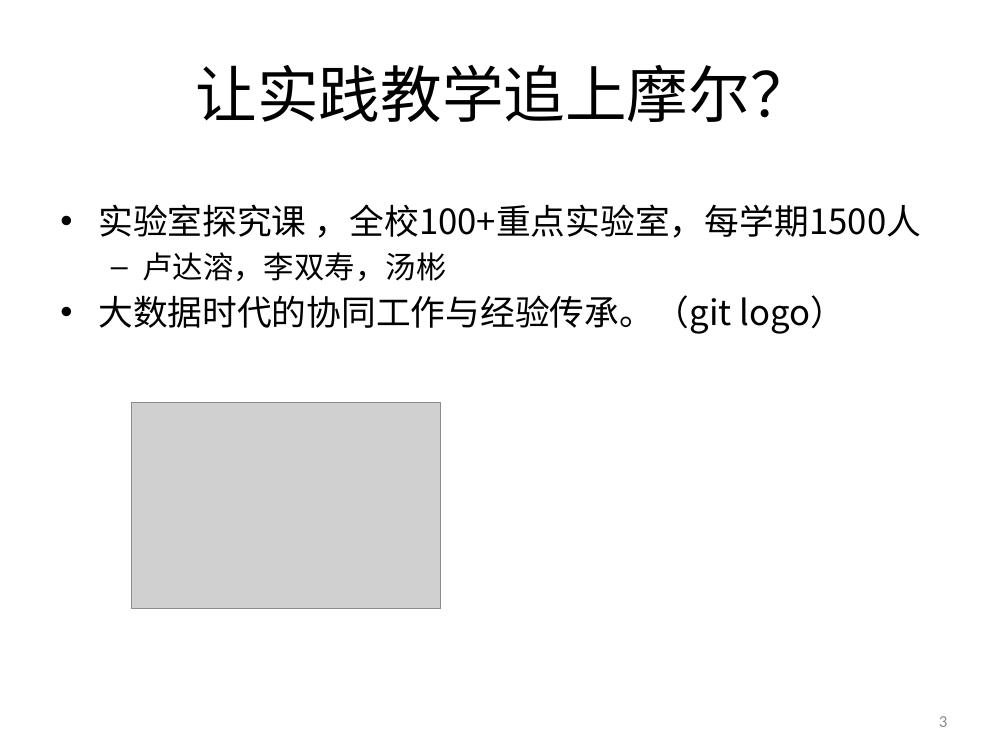
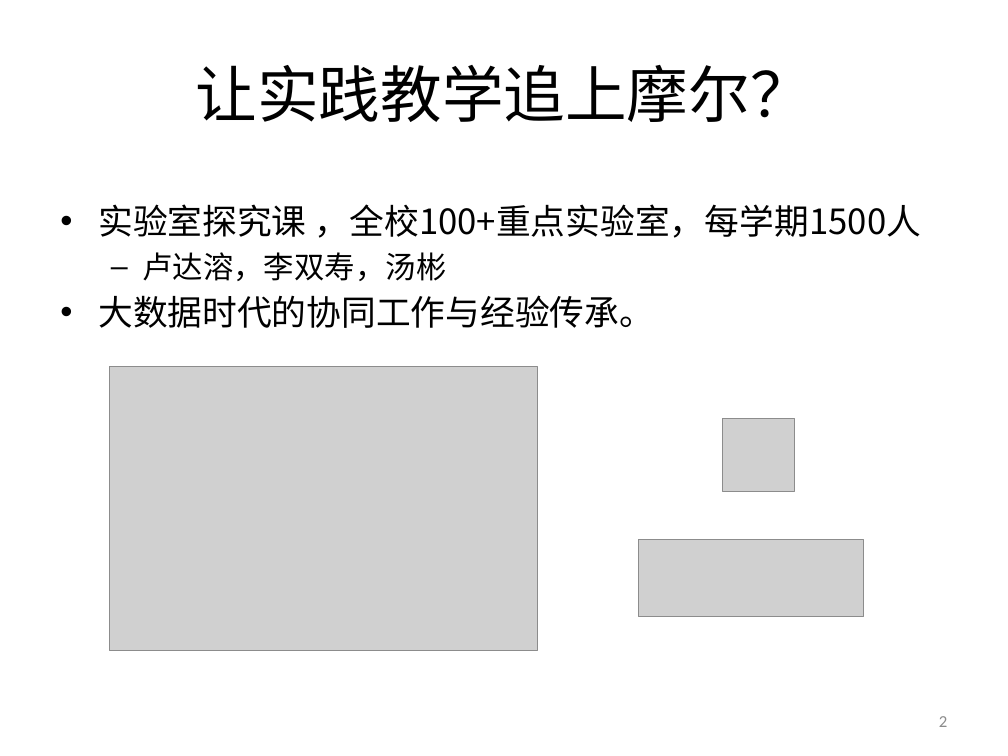
Before and after one commit to woodyme/2014JanXLP, a slide deck: slide 2 of 课程方案/XLP_WorkFLow_CHN.pptx (slide 3 before the commit). Drawn at 1008x756 pixels with LibreOffice and Linux fonts; fonts in the diff are those of the drawing; grey boxes stand for pictures; background and template pictures are left out. Boxes give left, top, right and bottom in pixels: in the first picture for what was removed or moved away, otherwise in the second. Text is boxed around its words. In the diff, an @@ line names an element or a change of style, - is before the commit and + after.

Commit message:
add photos

```diff
--- a/课程方案/XLP_WorkFLow_CHN.pptx
+++ b/课程方案/XLP_WorkFLow_CHN.pptx
@@ text at box(98, 295, 654, 328): text changed @@
-• 大数据时代的协同工作与经验传承。（git logo）
+• 大数据时代的协同工作与经验传承。
@@ picture: place and size @@
-picture at box(131, 402, 440, 608)
+picture at box(110, 366, 537, 650)
@@ picture added at box(723, 418, 795, 491) @@
@@ picture added at box(638, 539, 863, 617) @@
@@ page number at box(939, 716, 947, 727): text changed @@
-3
+2
```
Also in this commit, not shown: 10 other slides changed, 1 slide added, 3 slides removed.
